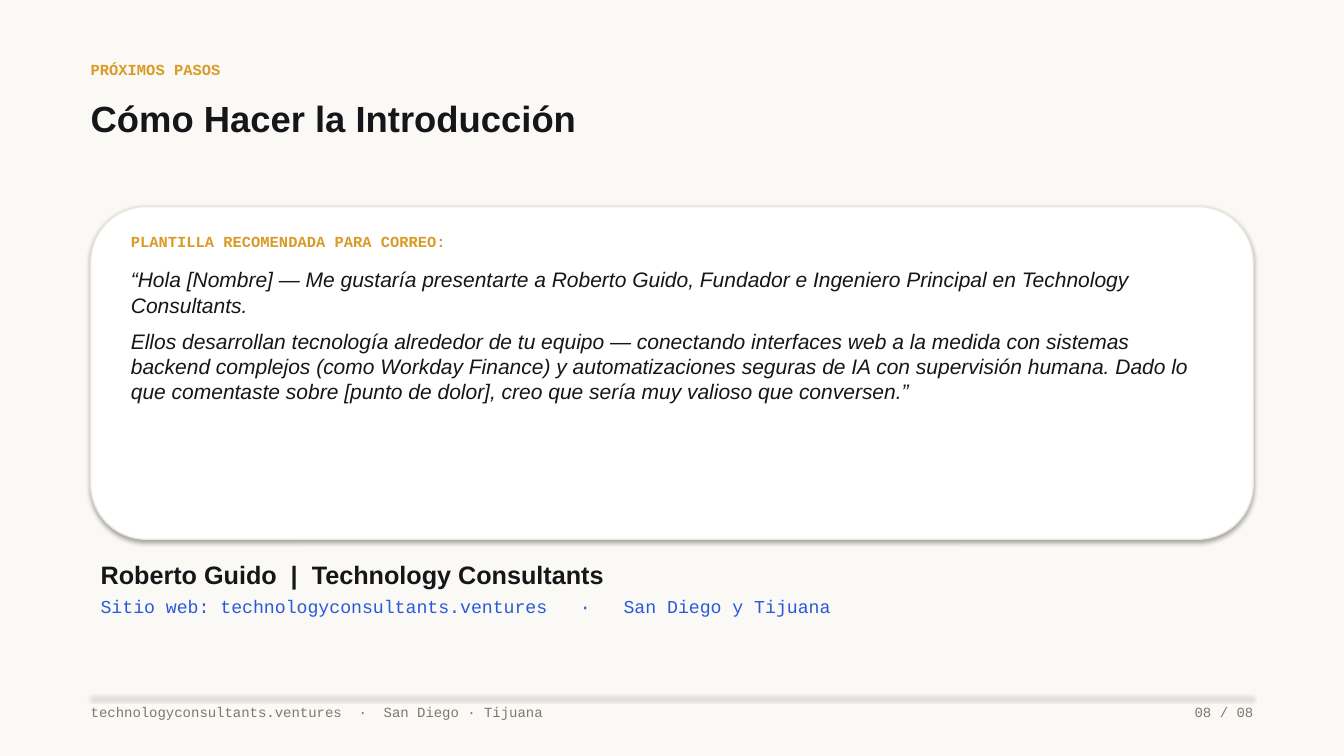
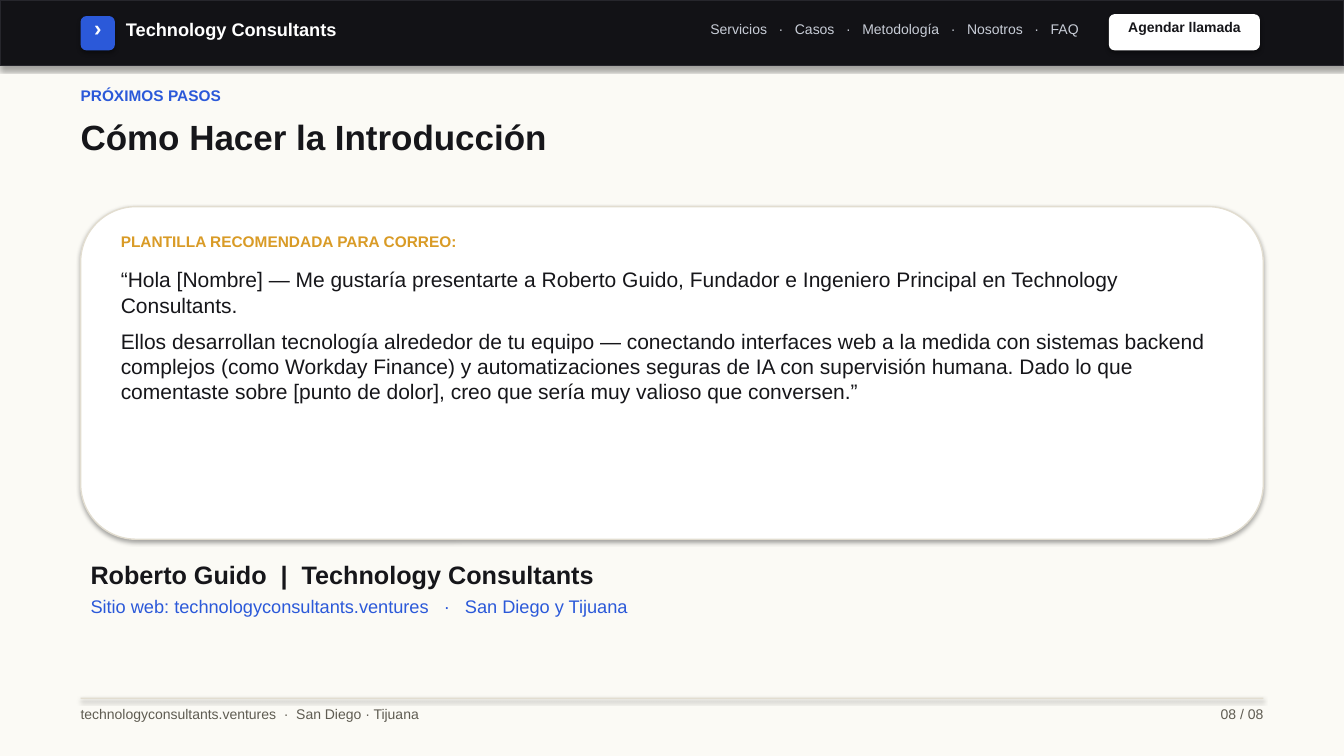
Before and after one commit to rguido198/TechnologyConsultantsVentures, a slide deck: slide 8 of Technology_Consultants_A_Quien_Enviarme_MX.pptx. Drawn at 1344x756 pixels with LibreOffice and Linux fonts; fonts in the diff are those of the drawing. Boxes give left, top, right and bottom in pixels: in the first picture for what was removed or moved away, otherwise in the second. Text is boxed around its words. In the diff, an @@ line names an element or a change of style, - is before the commit and + after.

Commit message:
Update design.md and rebuild PowerPoint decks with Helvetica Neue system sans typography, web navigation mockup, and clean modern software brand styling

```diff
--- a/Technology_Consultants_A_Quien_Enviarme_MX.pptx
+++ b/Technology_Consultants_A_Quien_Enviarme_MX.pptx
@@ background #FAF9F5 to #FBFAF5 @@
@@ rectangle added at bbox=[0, 0, 1344, 66], fill #121216, outline #26262C 1 pt @@
@@ rounded rectangle added at bbox=[81, 16, 115, 50], fill #2B59D9 @@
@@ text added at bbox=[81, 14, 115, 48], 16 pt, text #FFFFFF, bold @@
+›
@@ text added at bbox=[126, 22, 337, 40], 13 pt, text #FFFFFF, bold @@
+Technology Consultants
@@ text added at bbox=[710, 23, 1079, 37], 10 pt, text #C8CDD7 @@
+Servicios · Casos · Metodología · Nosotros · FAQ
@@ rounded rectangle added at bbox=[1109, 14, 1260, 50], fill #FFFFFF @@
@@ text added at bbox=[1128, 22, 1241, 35], 10 pt, text #16161A, bold @@
+Agendar llamada
@@ text "PRÓXIMOS PASOS": place and size @@
-text "PRÓXIMOS PASOS" at bbox=[91, 64, 220, 75]
+text "PRÓXIMOS PASOS" at bbox=[81, 88, 221, 101]
@@ text "PRÓXIMOS PASOS" at bbox=[81, 88, 221, 101]: font Courier New to Arial, text colour #D99B26 to #2B59D9 @@
@@ text "Cómo Hacer la Introducción": place and size @@
-text "Cómo Hacer la Introducción" at bbox=[91, 105, 576, 133]
+text "Cómo Hacer la Introducción" at bbox=[81, 124, 547, 151]
@@ text "Cómo Hacer la Introducción" at bbox=[81, 124, 547, 151]: size 26 to 25 pt @@
@@ rounded rectangle: place and size @@
-rounded rectangle at bbox=[91, 207, 1253, 539]
+rounded rectangle at bbox=[81, 207, 1263, 539]
@@ rounded rectangle at bbox=[81, 207, 1263, 539]: outline #EBE7DF 1 pt to #E2DDD0 1 pt @@
@@ text "PLANTILLA RECOMENDADA PARA CORREO:": place and size @@
-text "PLANTILLA RECOMENDADA PARA CORREO:" at bbox=[131, 236, 1187, 404]
+text "PLANTILLA RECOMENDADA PARA CORREO:" at bbox=[121, 236, 1204, 404]
@@ text "PLANTILLA RECOMENDADA PARA CORREO:" at bbox=[121, 236, 1204, 404]: font Courier New to Arial in "PLANTILLA RECOMENDADA PARA CORREO:"; italic off @@
@@ text "Roberto Guido | Technology Consultants": place and size @@
-text "Roberto Guido | Technology Consultants" at bbox=[101, 565, 830, 617]
+text "Roberto Guido | Technology Consultants" at bbox=[91, 565, 628, 617]
@@ text at bbox=[91, 599, 628, 617]: font Courier New to Arial in "Sitio web: technologyconsultants.ventures · San Diego y ..." @@
@@ text "technologyconsultants.ventures · San Diego · ...": place and size @@
-text "technologyconsultants.ventures · San Diego · ..." at bbox=[91, 707, 543, 720]
+text "technologyconsultants.ventures · San Diego · ..." at bbox=[81, 709, 419, 722]
@@ text "technologyconsultants.ventures · San Diego · ..." at bbox=[81, 709, 419, 722]: font Courier New to Arial, text colour #7C786C to #5F5C52 @@
@@ rectangle: place and size @@
-rectangle at bbox=[91, 696, 1253, 697]
+rectangle at bbox=[81, 698, 1263, 699]
@@ rectangle at bbox=[81, 698, 1263, 699]: fill #EBE7DF to #E2DDD0 @@
@@ text "08 / 08" at bbox=[1221, 709, 1264, 719]: font Courier New to Arial, text colour #7C786C to #5F5C52 @@
@@ text "08 / 08": place and size @@
-text "08 / 08" at bbox=[1195, 707, 1254, 717]
+text "08 / 08" at bbox=[1221, 709, 1264, 719]
```
Also in this commit, not shown: 7 other slides changed, 2 other files.
